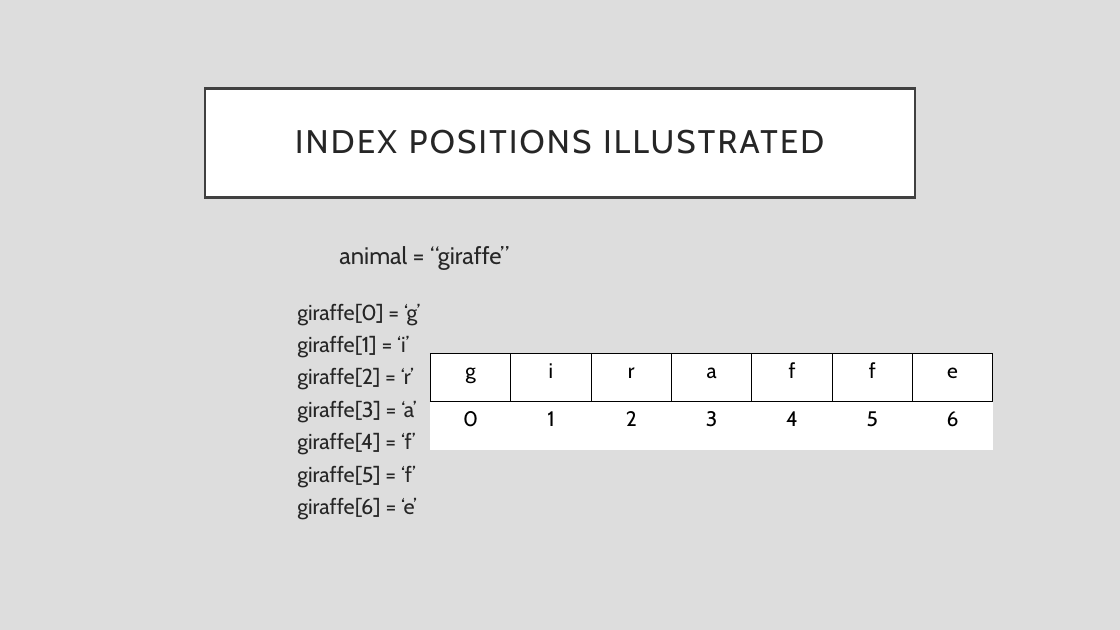
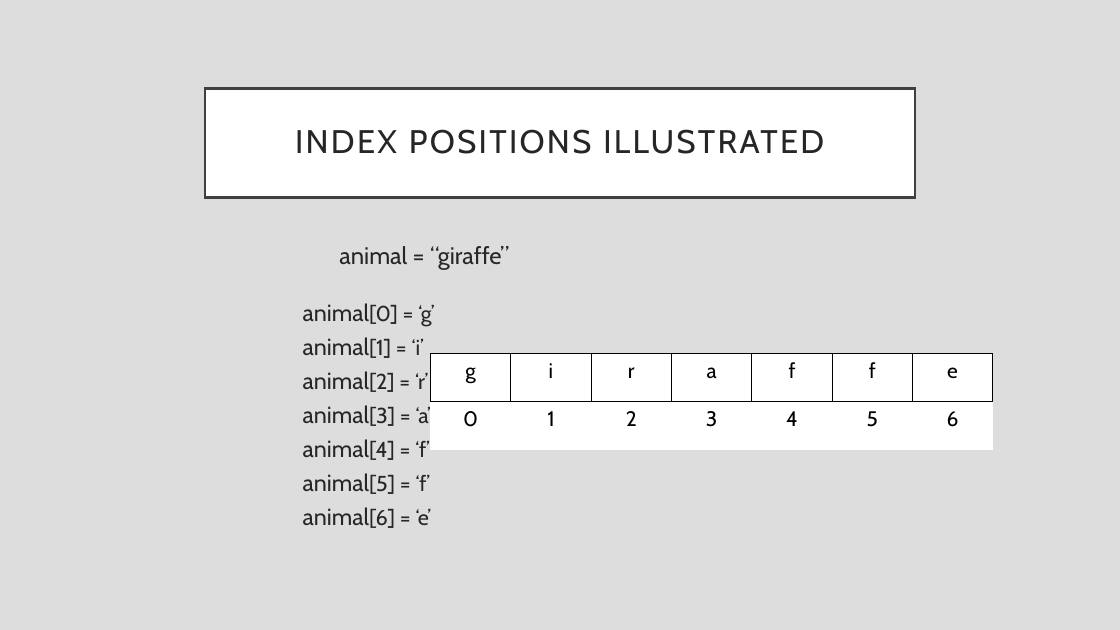
Before and after one commit to rsera/Junior-Knights, a slide deck: slide 15 of Python Day 6 Strings and Lists.pptx. Drawn at 1120x630 pixels with LibreOffice and Linux fonts; fonts in the diff are those of the drawing. Boxes give left, top, right and bottom in pixels: in the first picture for what was removed or moved away, otherwise in the second. Text is boxed around its words. In the diff, an @@ line names an element or a change of style, - is before the commit and + after.

Commit message:
fiexed typo in list slides

```diff
--- a/Python Day 6 Strings and Lists.pptx
+++ b/Python Day 6 Strings and Lists.pptx
@@ text at bbox=[303, 303, 434, 528]: text changed @@
-giraffe[0] = ‘g’
-giraffe[1] = ‘i’
-giraffe[2] = ‘r’
-giraffe[3] = ‘a’
-giraffe[4] = ‘f’
-giraffe[5] = ‘f’
-giraffe[6] = ‘e’
+animal[0] = ‘g’
+animal[1] = ‘i’
+animal[2] = ‘r’
+animal[3] = ‘a’
+animal[4] = ‘f’
+animal[5] = ‘f’
+animal[6] = ‘e’
```
